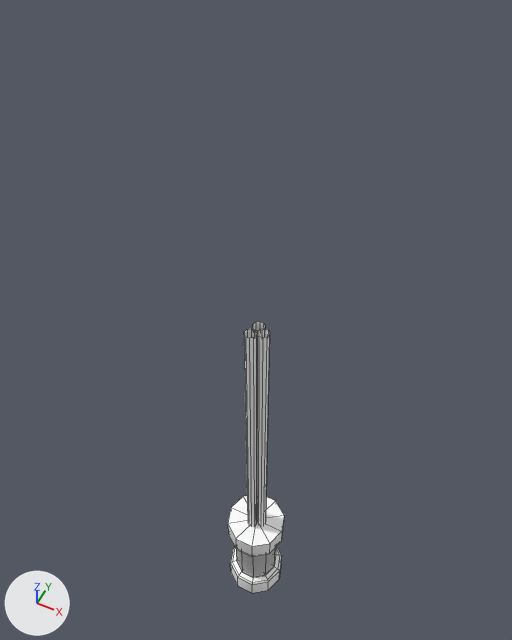
Two versions of the FBX model Roguelike_Minor/Assets/Art/3D/Environment/Shop/ItemContainer/Shop_ItemContainer.fbx, one commit apart.
Before and after are seen from a 50 mm camera at (7.3, -14.6, 39.3) aimed at (-1.3, 2.5, 17.9). Arrows for +X, +Y and +Z are at lower left; the lights stay in place. Mesh edges are drawn as thin lines. Where no turn or scale is listed for an object, it has been applied to the vertices.

In view in the first picture: 'ItemContainer'.
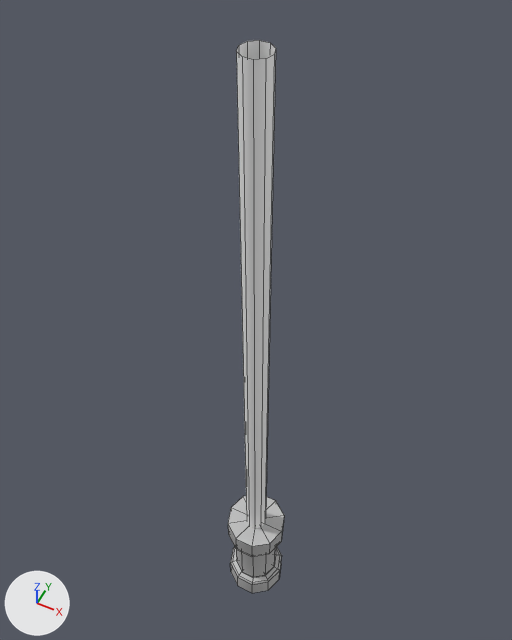
The newer file is also rescaled (x0.834), turned or shifted as a whole; pictures and numbers use the older file's frame.

Boxes (x1, y1, x2, y2) around the edits, measured in the pictures (512 x 640 px; the box of a moved part takes in the faces that stretch with it):
'ItemContainer', recoloured, reshaped (white to grey, 104% taller): before (228, 322, 284, 593); after (228, 40, 284, 593)
part 1 of me_mesh, moved or reshaped: before (252, 322, 265, 520); after (236, 40, 276, 528)
part 2 of me_mesh, deleted: before (257, 328, 270, 526)
part 3 of me_mesh, deleted: before (244, 329, 257, 527)

Diff of the bpy script that builds the scene:
```diff
--- a/Roguelike_Minor/Assets/Art/3D/Environment/Shop/ItemContainer/Shop_ItemContainer.fbx.py
+++ b/Roguelike_Minor/Assets/Art/3D/Environment/Shop/ItemContainer/Shop_ItemContainer.fbx.py
@@ mat_shop_itemcontainer_mat @@
 mat_shop_itemcontainer_mat = principled_material('Shop_ItemContainer_Mat')
-mat_shop_itemcontainer_mat.base_color = (1.0, 1.0, 1.0)  # white #ffffff
+mat_shop_itemcontainer_mat.base_color = (0.5, 0.5, 0.5)  # grey #bcbcbc
@@ mat_emissivepipe_mat @@
+mat_emissivepipe_mat = principled_material('EmissivePipe_Mat')
+mat_emissivepipe_mat.base_color = (1.0, 1.0, 1.0)  # white #ffffff
@@ me_mesh @@
 me_mesh.from_pydata(...)  # 243 vertices, 210 faces; spans x -1.4..1.4, y -1.4..1.4, z 0.0..20.5
 # used by ob_itemcontainer; location = (0.0, 0.0, 0.0)
+# me_mesh part 1: the loose piece of 20 vertices spanning x -0.2..0.2, y 0.0..0.4, z 5.7..20.5 is scaled about its middle by (2.13, 2.13, 1.72), then moved by (0.0, -0.2, 5.0), in mat_emissivepipe_mat (white #ffffff)
+# me_mesh part 2: the loose piece of 20 vertices spanning x 0.1..0.5, y -0.2..0.2, z 5.7..20.5 is deleted
+# me_mesh part 3: the loose piece of 20 vertices spanning x -0.3..0.1, y -0.4..0.0, z 5.7..20.5 is deleted
 me_mesh.materials.append(mat_shop_itemcontainer_mat)
 me_mesh.materials.append(mat_itemcontainerglass_mat)
+me_mesh.materials.append(mat_emissivepipe_mat)  # white #ffffff
```
